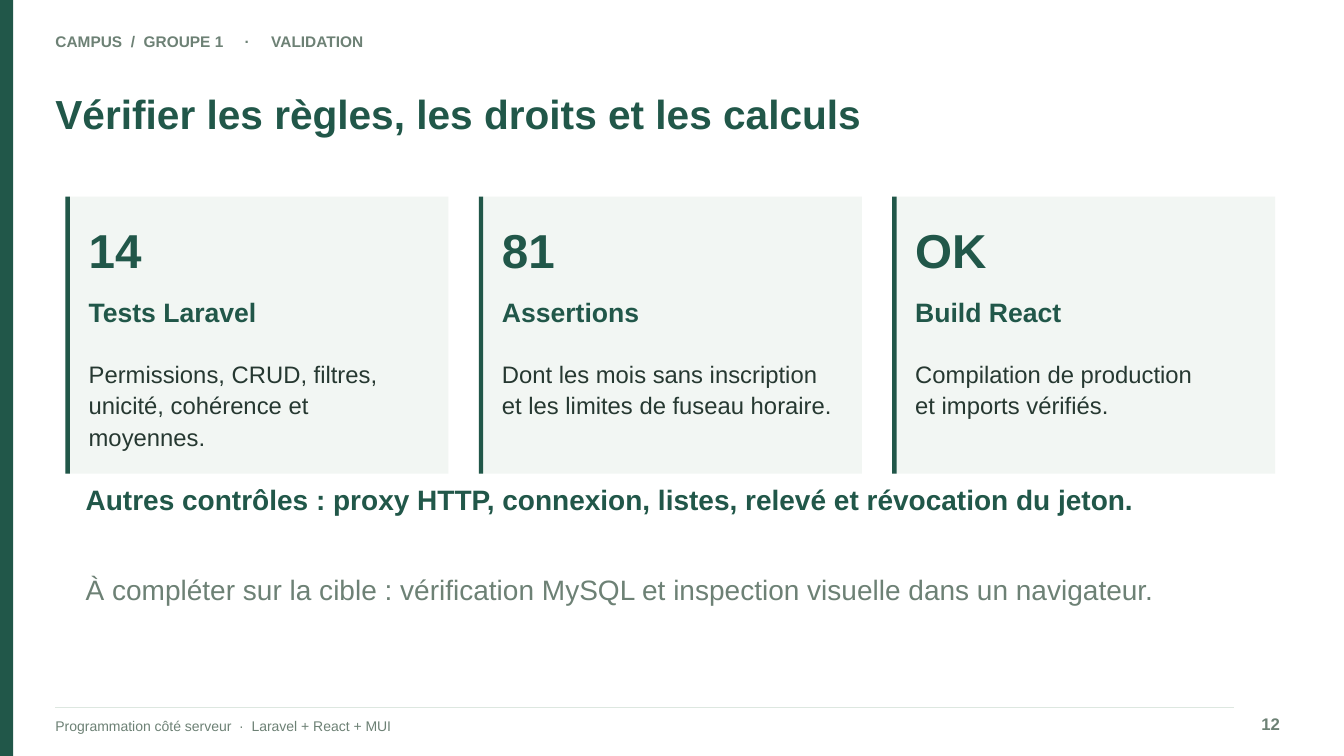
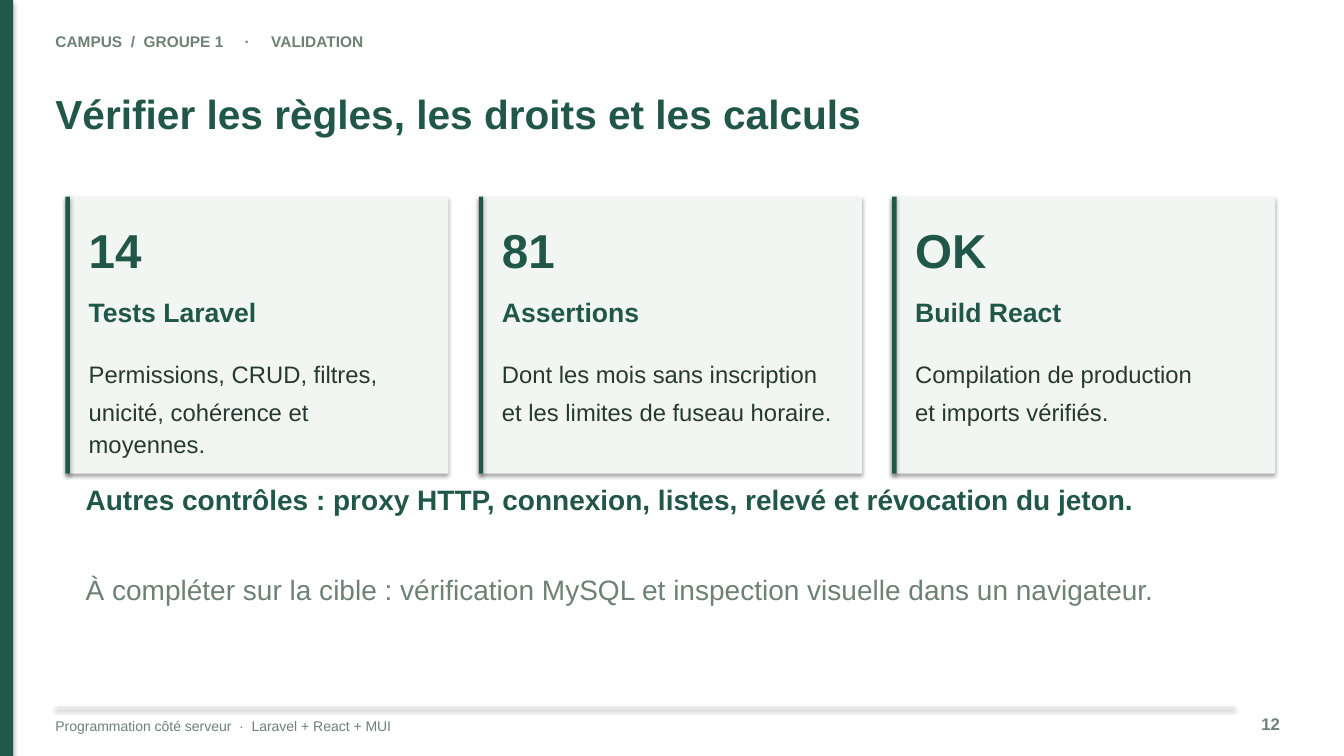
Before and after one commit to pierrechannel/GESTION-DES-ETUDIANTS, a slide deck: slide 12 of docs/Soutenance_Groupe_1_Gestion_Etudiants.pptx. Drawn at 1344x756 pixels with LibreOffice and Linux fonts; fonts in the diff are those of the drawing. Boxes give left, top, right and bottom in pixels: in the first picture for what was removed or moved away, otherwise in the second. Text is boxed around its words. In the diff, an @@ line names an element or a change of style, - is before the commit and + after.

```diff
--- a/docs/Soutenance_Groupe_1_Gestion_Etudiants.pptx
+++ b/docs/Soutenance_Groupe_1_Gestion_Etudiants.pptx
@@ rectangle added at (0, 0, 1344, 756), fill #FFFFFF @@
@@ shadow on in 7 elements at (0, 0, 13, 756), (66, 197, 449, 474), (66, 197, 70, 474), (479, 197, 862, 474), (479, 197, 483, 474), (892, 197, 1275, 474), (892, 197, 896, 474) @@
@@ more space between paragraphs in 6 elements at (55, 720, 392, 734), (1261, 718, 1280, 730), (89, 365, 377, 458), (502, 365, 832, 422), (915, 365, 1192, 426), (86, 489, 1133, 515) @@
```
Also in this commit, not shown: 15 other slides changed, 7 other files.
